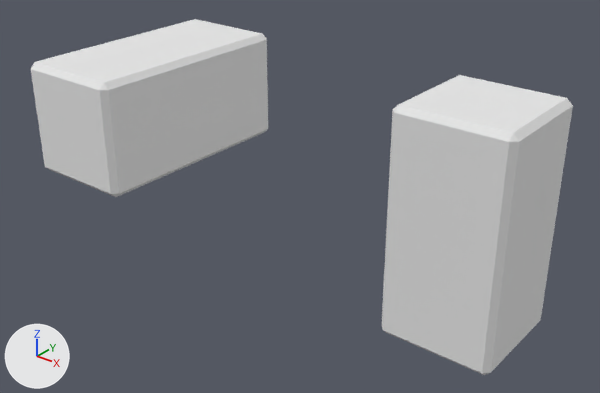
Two versions of the OBJ model cdn/assets/toolarm.obj, one commit apart.
One viewpoint serves both versions: a 50 mm lens placed at (7.67, -10.75, 10.35), pointed at (-0.23, -0.88, 4.22). The axes (+X, +Y, +Z) are drawn at lower left. The lights are the same throughout. Where no turn or scale is listed for an object, it has been applied to the vertices.

The first picture shows 'LeftArm', 'RightArm'.
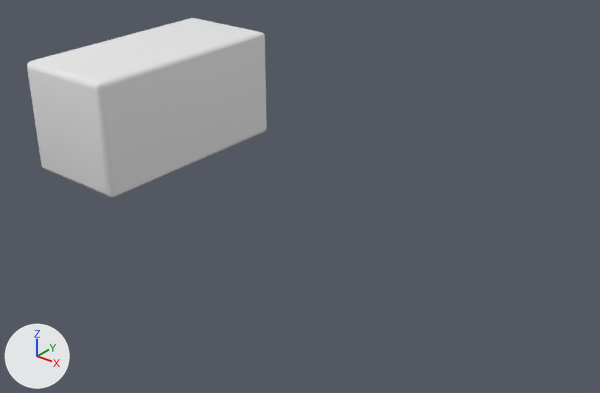
What the commit changed:
me_leftarm is used by ob_leftarm; location (0.0, 0.0, 0.0).
me_leftarm had 24 vertices, 26 faces and spanned x -4.48..-2.48, y -2.97..1.03, z 4.25..6.25.
me_leftarm now has 728 vertices, 732 faces and spans x -4.37..-2.44, y -3.09..0.92, z 4.31..6.32.
me_leftarm part 1: 24 vertices removed from x -4.48..-2.48, y -2.97..1.03, z 4.25..6.25; 728 vertices added at x -4.37..-2.44, y -3.09..0.92, z 4.31..6.32.
Object 'RightArm' (ob_rightarm) is deleted.

Pixel boxes [x1, y1, x2, y2] of what changed, in the pictures (600 x 393 px):
'RightArm', deleted
    before: [382, 75, 573, 375]
'LeftArm', reshaped
    before: [31, 19, 268, 197]
    after: [27, 18, 267, 197]
